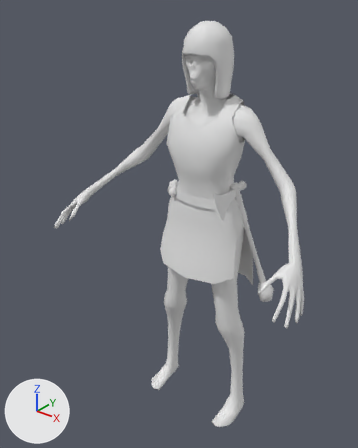
Two versions of the FBX model Art/Characters/Char_NativeWife_001/Char_NativeWife_001.fbx, one commit apart.
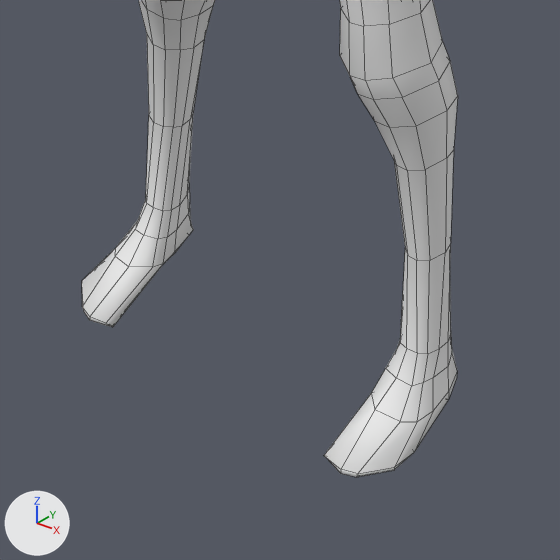
Each version appears first whole from a 50 mm camera at (0.933, -1.346, 1.563) aimed at (-0.074, -0.087, 0.783), and next in a close-up on the part from 37% to 75% of the width and 69% to 100% of the height. Every picture has the same lights, and +X, +Y and +Z are marked at lower left. The close-ups show mesh edges as thin lines. Where no turn or scale is listed for an object, it has been applied to the vertices.

Objects in the first close-up: 'CHAR_NativeWife_001'.
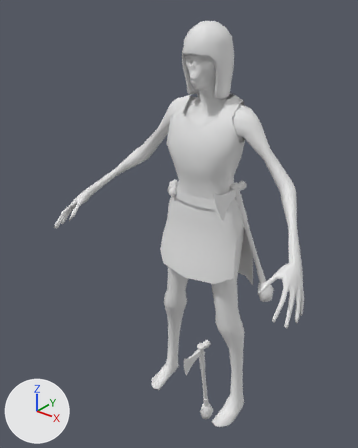
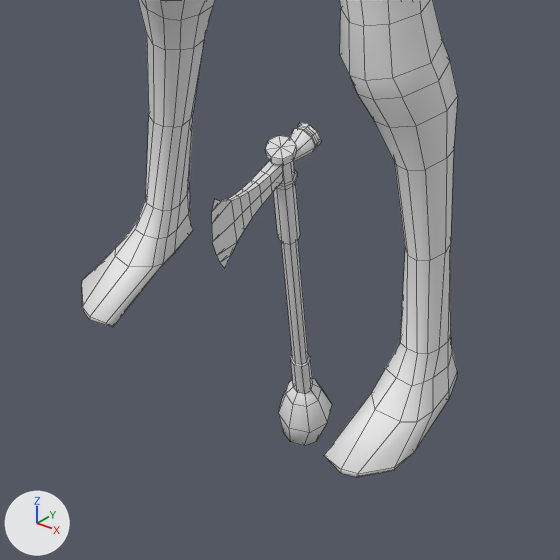
Where the change shows, as pixel boxes (x1, y1, x2, y2) in the close-ups (560 x 560 px):
```json
{"object": "WEP_Temah_001", "change": "added", "after": [212, 122, 332, 446]}
```

Scene script edits in JSON lines:
```json
{"op": "add", "block": "me_mesh_001", "code": ["me_mesh_001 = bpy.data.meshes.new('Mesh.001')", "me_mesh_001.from_pydata(...)  # 241 vertices, 240 faces; spans x -0.044..0.017, y -0.15..0.071, z -0.234..0.243", "me_mesh_001.materials.append(mat_temah)  # white #e7e7e7"]}
{"op": "add", "block": "ob_wep_temah_001", "code": ["ob_wep_temah_001 = bpy.data.objects.new('WEP_Temah_001', me_mesh_001)", "ob_wep_temah_001.location = (0.0, 0.0, 0.0)"]}
```
